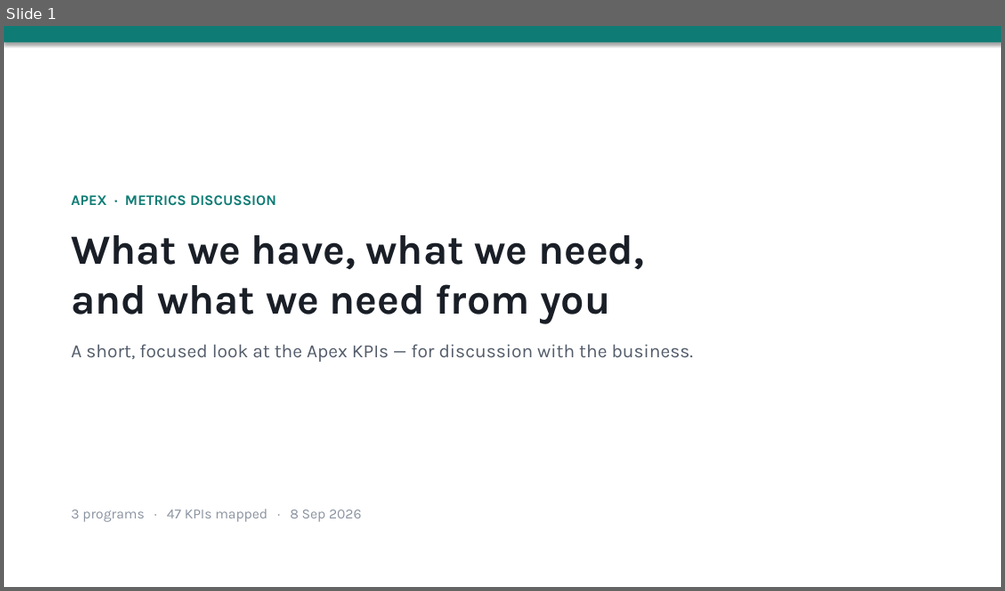
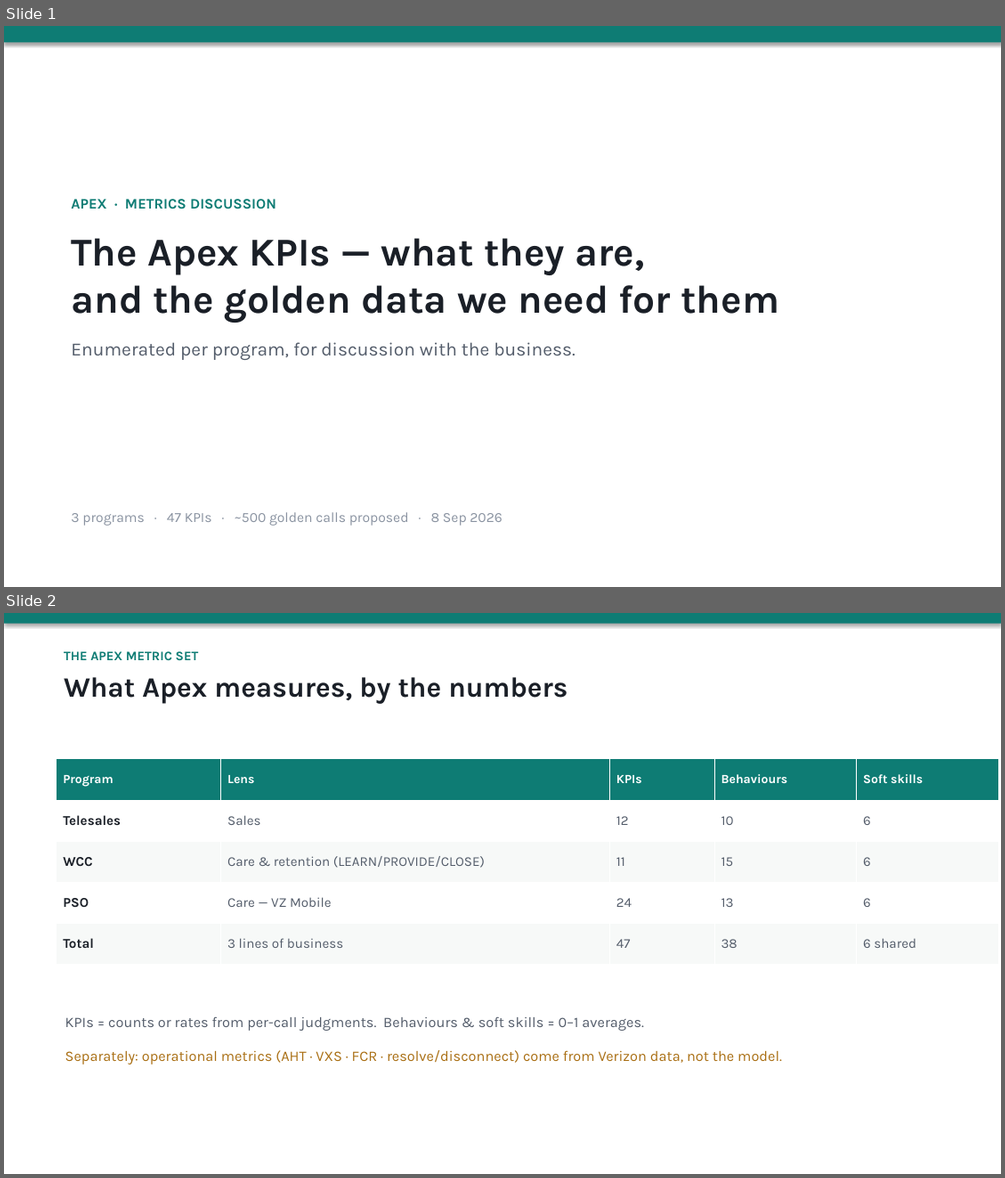
Before and after one commit to shyamanugu/LLMOps, a slide deck: usecases/ai_pipeline 2/docs/Apex_Metrics_Discussion.pptx. Shown one above the other, each under a label of ours: slide 1 before the commit, slides 1 and 2 after it. The pictures are 1005x591 and 1005x1178 pixels, drawn with LibreOffice and Linux fonts; fonts in the diff are those of the drawing. Boxes give left, top, right and bottom in pixels: in the first picture for what was removed or moved away, otherwise in the second. Text is boxed around its words. In the diff, an @@ line names an element or a change of style, - is before the commit and + after.

```diff
--- a/usecases/ai_pipeline 2/docs/Apex_Metrics_Discussion.pptx
+++ b/usecases/ai_pipeline 2/docs/Apex_Metrics_Discussion.pptx
@@ slide 2 added at (4, 613, 1001, 1174), background #FFFFFF @@
@@ rectangle added at (4, 613, 1001, 624), fill #0E7C74 @@
@@ text added at (64, 651, 567, 704), 27 pt, text #1A1F27, bold @@
+THE APEX METRIC SET
+What Apex measures, by the numbers
@@ table added at (57, 759, 998, 965), 5 rows, 5 columns @@
+Program | Lens | KPIs | Behaviours | Soft skills
+Telesales | Sales | 12 | 10 | 6
+WCC | Care & retention (LEARN/PROVIDE/CLOSE) | 11 | 15 | 6
+PSO | Care — VZ Mobile | 24 | 13 | 6
+Total | 3 lines of business | 47 | 38 | 6 shared
@@ text added at (65, 1017, 644, 1030), 14 pt, text #535C6A @@
+KPIs = counts or rates from per-call judgments. Behaviours & soft skills = 0–1 averages.
@@ text added at (65, 1050, 782, 1064), 14 pt, text #A96E12 @@
+Separately: operational metrics (AHT · VXS · FCR · resolve/disconnect) come from Verizon data, not the model.
@@ slide 1 changed as well @@
@@ text at (71, 238, 780, 360): text changed; size 18 to 38 pt; text colour #535C6A to #1A1F27; bold on @@
-What we have, what we need,
-and what we need from you
-A short, focused look at the Apex KPIs — for discussion with the business.
+The Apex KPIs — what they are,
+and the golden data we need for them
+Enumerated per program, for discussion with the business.
@@ text at (71, 512, 502, 525): text changed @@
-3 programs · 47 KPIs mapped · 8 Sep 2026
+3 programs · 47 KPIs · ~500 golden calls proposed · 8 Sep 2026
```
Also in this commit, not shown: 2 other slides changed, 5 other slides added, 5 slides removed.
